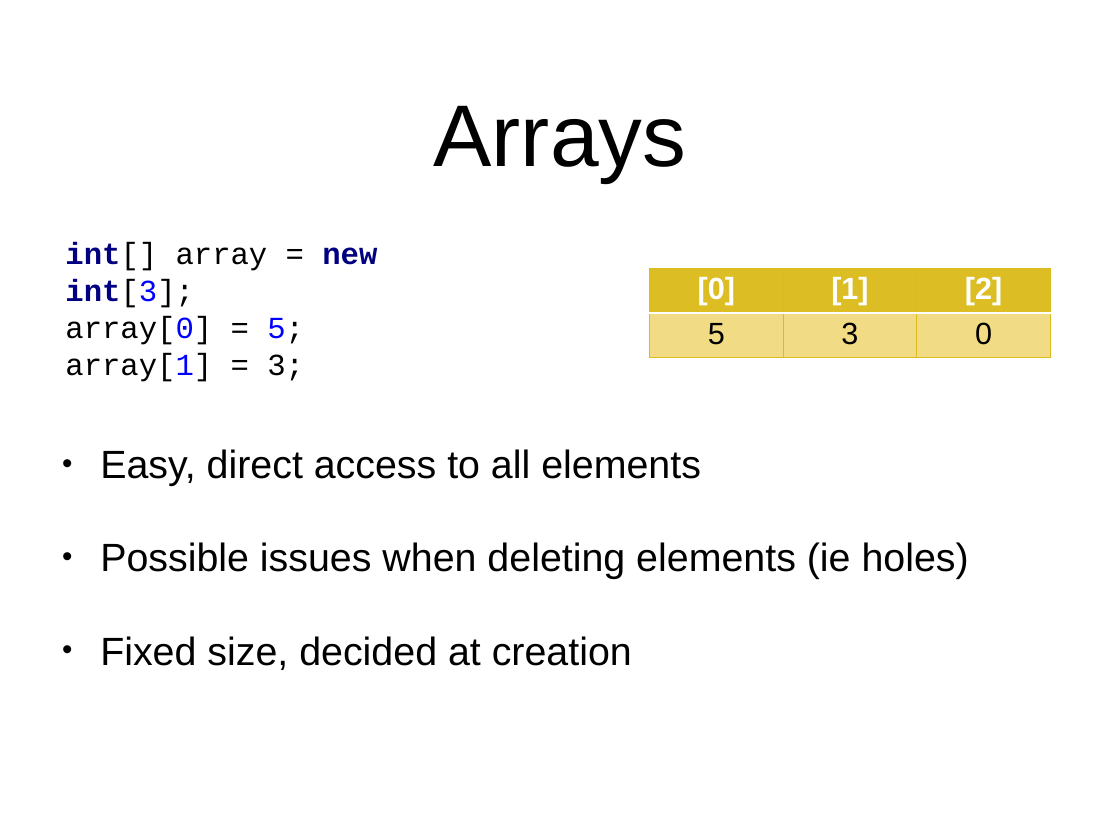
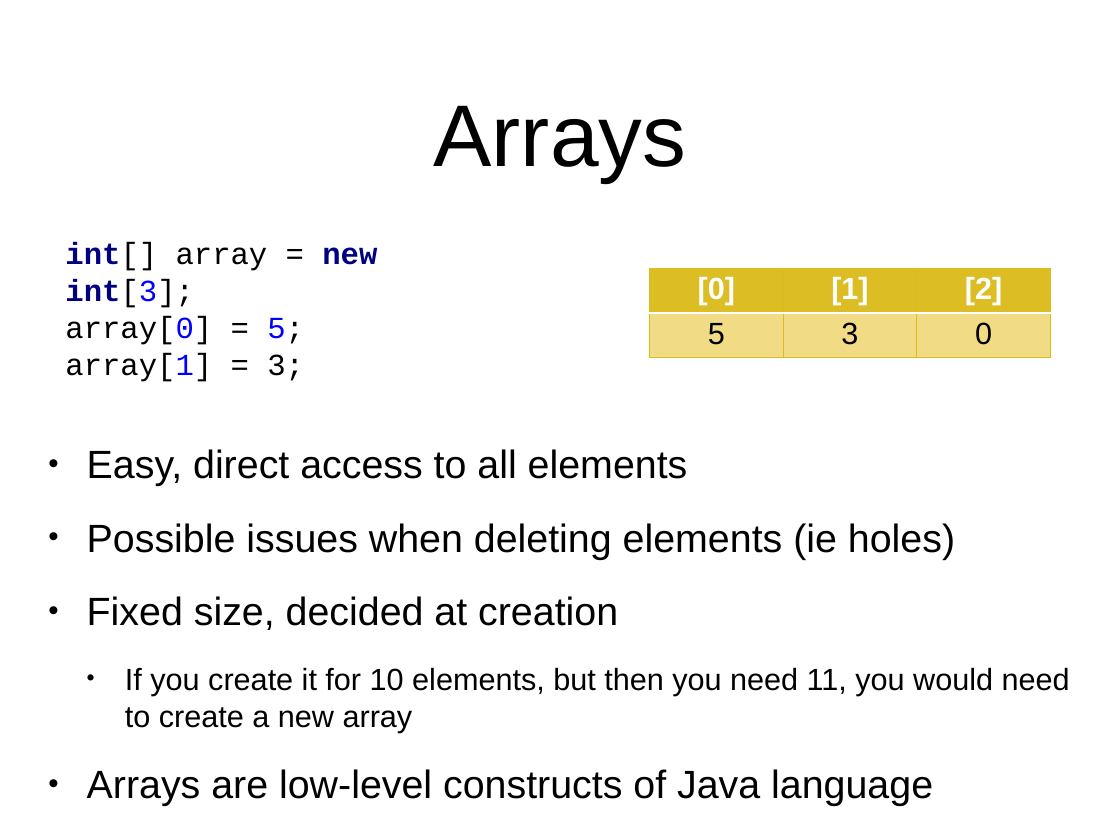
Before and after one commit to arcuri82/algorithms, a slide deck: slide 19 of docs/slides/01/01_intro.pptx. Drawn at 1120x840 pixels with LibreOffice and Linux fonts; fonts in the diff are those of the drawing. Boxes give left, top, right and bottom in pixels: in the first picture for what was removed or moved away, otherwise in the second. Text is boxed around its words. In the diff, an @@ line names an element or a change of style, - is before the commit and + after.

```diff
--- a/docs/slides/01/01_intro.pptx
+++ b/docs/slides/01/01_intro.pptx
@@ text "Easy, direct access to all ...": place and size @@
-text "Easy, direct access to all ..." at (100,449,969,670)
+text "Easy, direct access to all ..." at (87,449,1070,806)
@@ text at (87,449,955,630): less space between paragraphs @@
@@ text at (87,667,1070,806): paragraphs added @@
+  • If you create it for 10 elements, but then you need 11, you would need to create a new array
+• Arrays are low-level constructs of Java language
```
Also in this commit, not shown: 3 other slides changed, 1 slide added, 3 other files.
